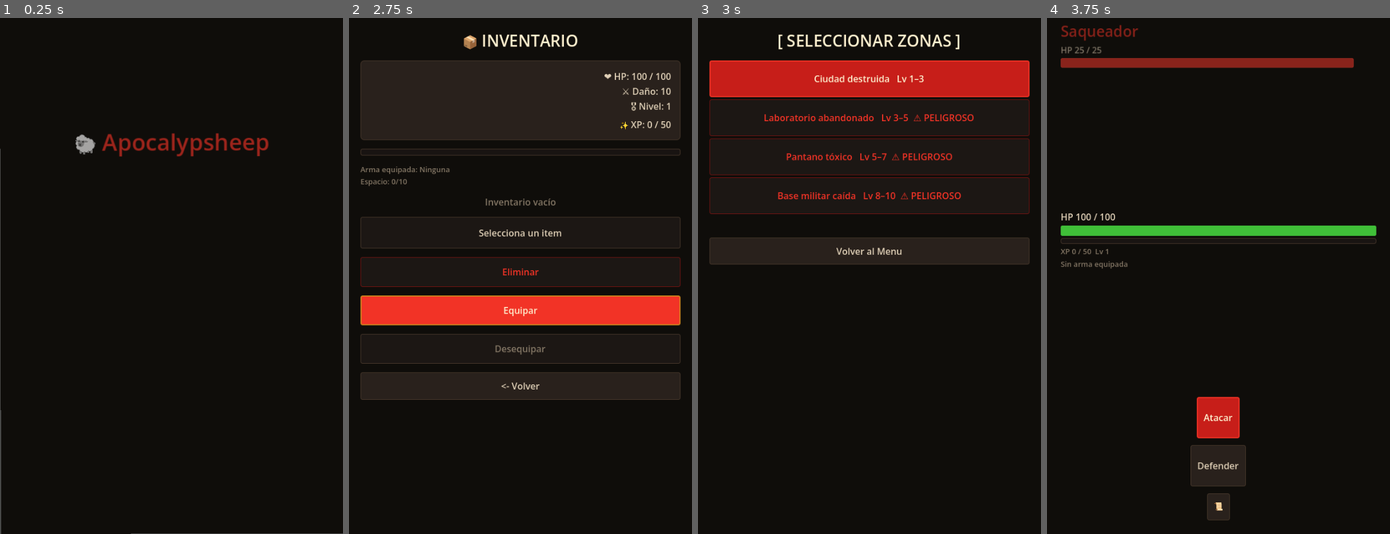
Above: before the commit, frames 1-4 (left to right).
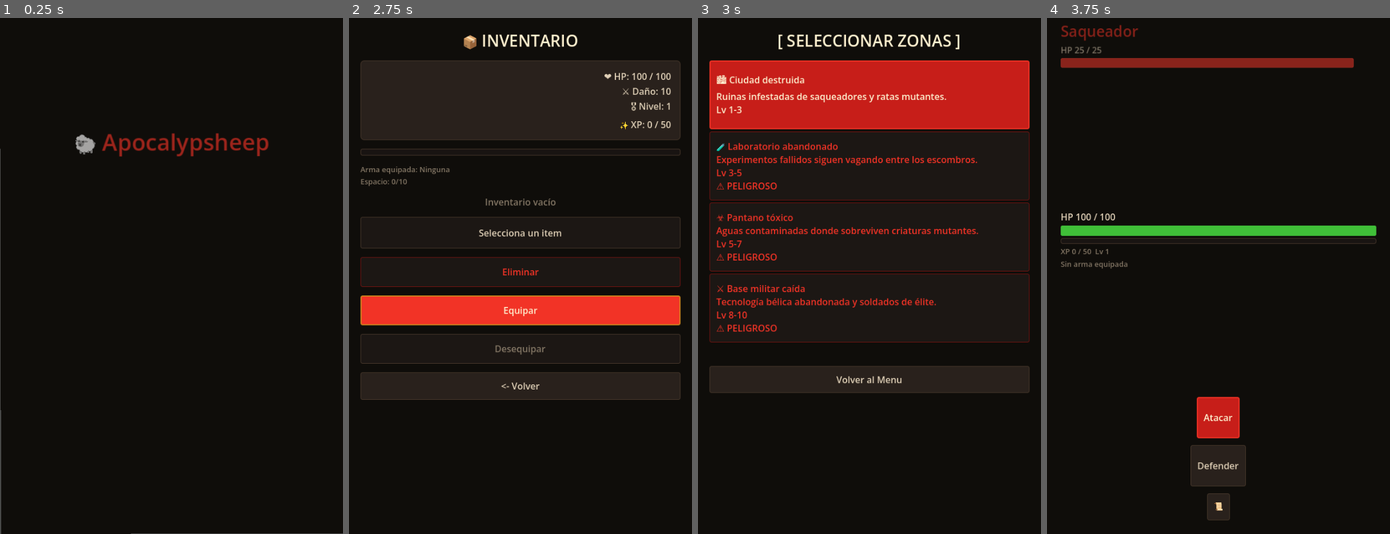
Above: after the commit, the same moments.

Repository: MirandaFrancoCBA/apocalypsheep
Game: Godot game, scene res://scenes/main_menu.tscn
Same seed, same stepped clock (60 frames per second), same inputs: the game is played once before the commit and once after it. Sound files missing from this copy of the repository are replaced by a short silence.
Inputs (mouse positions are in pixels of both pictures, inside the frame that each line leads up to):
- Up to frame 1 (0.25 s): no input
- Up to frame 2 (2.75 s): tap Enter at 0.5 s; move the mouse to (595, 250) at 0.52 s; click (595, 250) at 0.67 s; click "Eliminar" at 1.25 s; click "Equipar" at 2 s
- Up to frame 3 (3 s): click "<- Volver" at 2.75 s
- Up to frame 4 (3.75 s): click (1218, 79) at 3.5 s, where only the run before the commit has a clickable "Ciudad destruida Lv 1–3"

Frames 1-2 are identical in both runs. In frame 3, 17% of the frame differs, in the area x 3-97%, y 11-73%; in frame 4, nothing differs.

Commit message:
Feat: zone description

Diff:
--- a/data/zones.json
+++ b/data/zones.json
@@ -2,24 +2,32 @@
   {
     "id": "zone_1",
     "name": "Ciudad destruida",
+    "icon": "🏙",
+    "description": "Ruinas infestadas de saqueadores y ratas mutantes.",
     "level_range": [1, 3],
     "enemies": ["raider", "mutant_rat"]
   },
   {
     "id": "zone_2",
     "name": "Laboratorio abandonado",
+    "icon": "🧪",
+    "description": "Experimentos fallidos siguen vagando entre los escombros.",
     "level_range": [3, 5],
     "enemies": ["robot", "infected_scientist"]
   },
   {
     "id": "zone_3",
     "name": "Pantano tóxico",
+    "icon": "☣",
+    "description": "Aguas contaminadas donde sobreviven criaturas mutantes.",
     "level_range": [5, 7],
     "enemies": ["toxic_slug", "swamp_beast"]
   },
   {
     "id": "zone_4",
     "name": "Base militar caída",
+    "icon": "⚔",
+    "description": "Tecnología bélica abandonada y soldados de élite.",
     "level_range": [8, 10],
     "enemies": ["elite_soldier", "turret"]
   }
--- a/scripts/ui/zone_select.gd
+++ b/scripts/ui/zone_select.gd
@@ -50,38 +50,51 @@
 	var player_level = GameManager.get_player_data().get("level", 1)
 
 	for zone in zones:
-		var btn         = Button.new()
+
+		var btn = Button.new()
+
 		var level_range = zone.get("level_range", [1, 1])
-		var zone_min    = level_range[0]
-		var zone_max    = level_range[1]
+		var zone_min = level_range[0]
+		var zone_max = level_range[1]
 
-		# Indicador de dificultad relativa al nivel del jugador
+		var icon = zone.get("icon", "📍")
+		var description = zone.get("description", "")
+
 		var difficulty_tag := ""
+
 		if player_level < zone_min:
-			difficulty_tag = "  ⚠ PELIGROSO"
+			difficulty_tag = "\n⚠ PELIGROSO"
+
 		elif player_level > zone_max + 2:
-			difficulty_tag = "  ✓ FÁCIL"
+			difficulty_tag = "\n✓ FÁCIL"
 
-		btn.text = "%s   Lv %d–%d%s" % [
+		btn.text = "%s %s\n%s\nLv %d-%d%s" % [
+			icon,
 			zone.get("name", "Zona"),
+			description,
 			zone_min,
 			zone_max,
 			difficulty_tag
 		]
-		btn.custom_minimum_size = Vector2(0, 64)
 
-		# Estilo según dificultad
+		btn.autowrap_mode = TextServer.AUTOWRAP_WORD_SMART
+		btn.alignment = HORIZONTAL_ALIGNMENT_LEFT
+
+		btn.custom_minimum_size = Vector2(0, 120)
+
 		if player_level < zone_min:
 			ThemeManager.apply_button_danger(btn)
+
 		elif player_level > zone_max + 2:
 			ThemeManager.apply_button_secondary(btn)
+
 		else:
 			ThemeManager.apply_button_primary(btn)
 
 		btn.pressed.connect(func(): _on_zone_selected(zone))
+
 		zones_container.add_child(btn)
 
-	# Separador visual antes del botón back
 	var spacer = Control.new()
 	spacer.custom_minimum_size = Vector2(0, ThemeManager.SEPARATION_LG)
 	zones_container.add_child(spacer)
